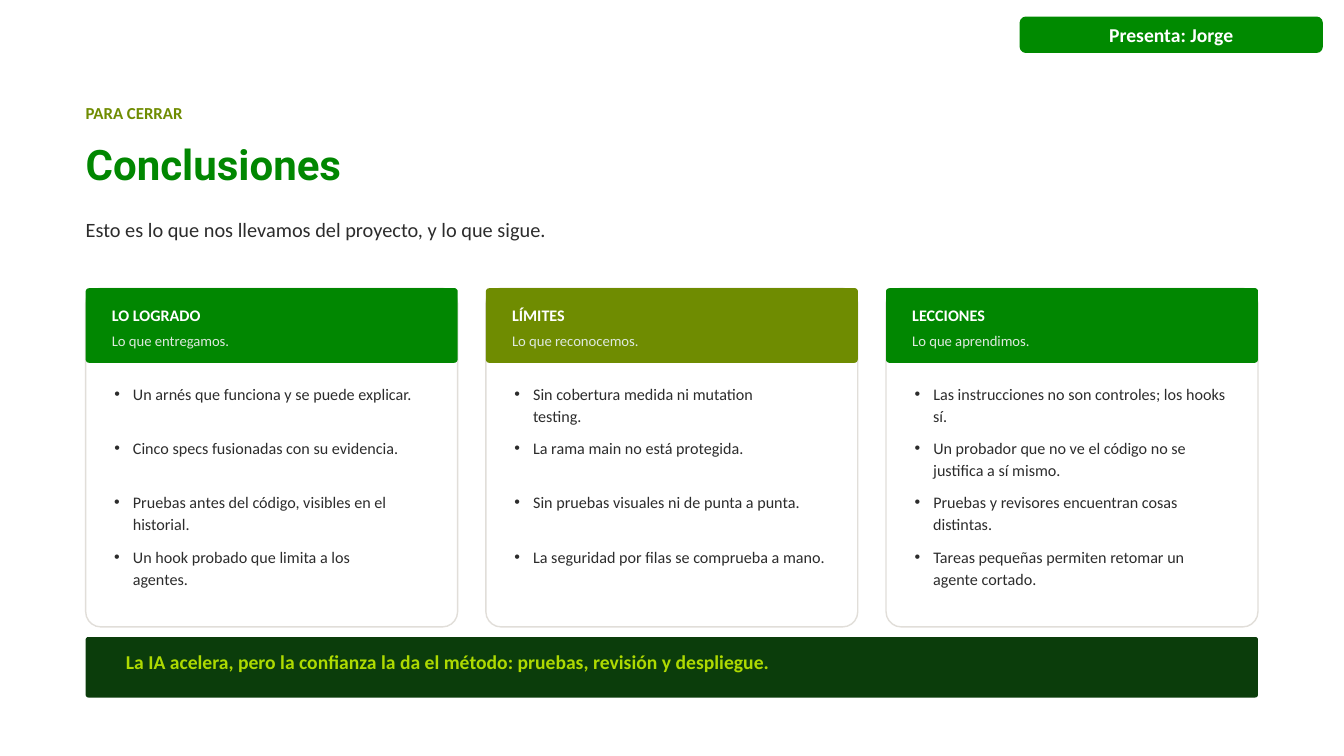
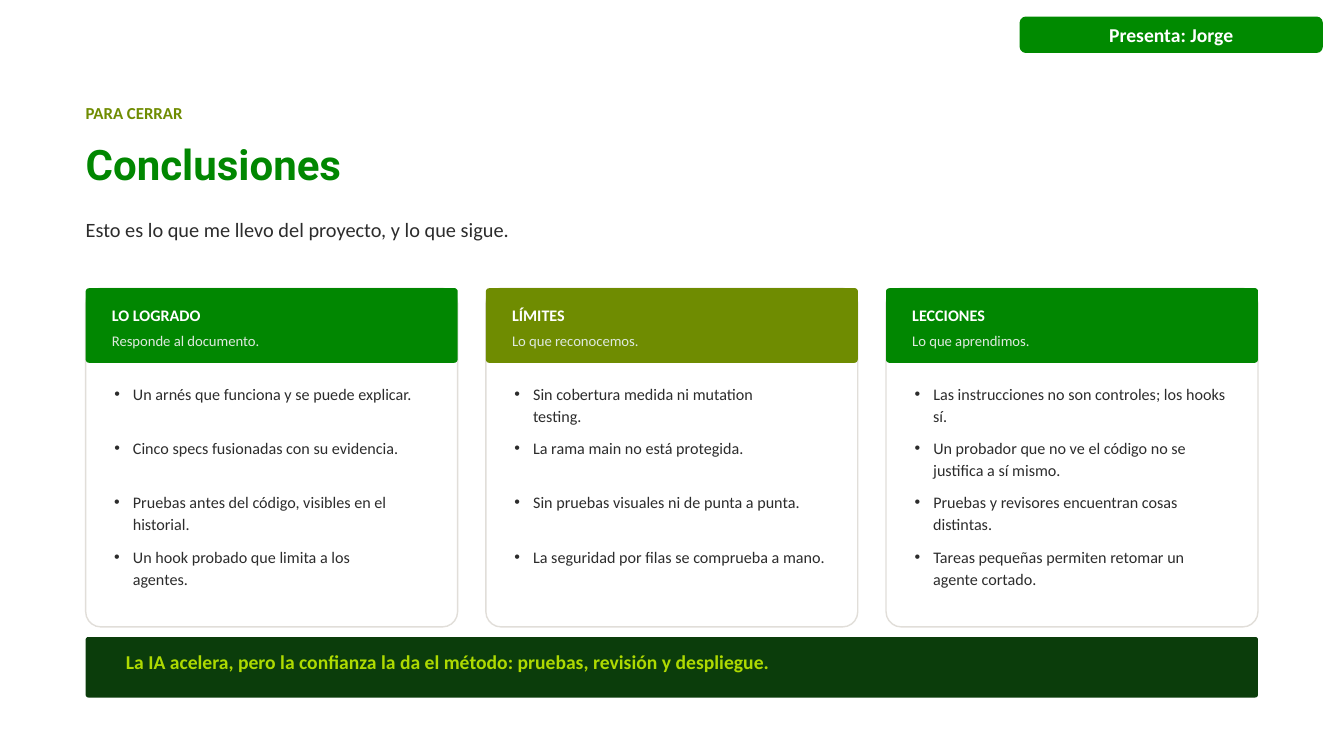
Before and after one commit to juandadevp/cuentasclaras, a slide deck: slide 13 of docs/Exposicion_Cuentas_Claras_con_responsables.pptx (slide 12 before the commit). Drawn at 1344x756 pixels with LibreOffice and Linux fonts; fonts in the diff are those of the drawing; background and template pictures are left out. Boxes give left, top, right and bottom in pixels: in the first picture for what was removed or moved away, otherwise in the second. Text is boxed around its words. In the diff, an @@ line names an element or a change of style, - is before the commit and + after.

```diff
--- a/docs/Exposicion_Cuentas_Claras_con_responsables.pptx
+++ b/docs/Exposicion_Cuentas_Claras_con_responsables.pptx
@@ text at box(86, 223, 509, 241): text changed @@
-Esto es lo que nos llevamos del proyecto, y lo que sigue.
+Esto es lo que me llevo del proyecto, y lo que sigue.
@@ text at box(112, 335, 259, 349): text changed @@
-Lo que entregamos.
+Responde al documento.
```
Also in this commit, not shown: 4 other slides changed, 2 slides added, 1 slide removed, 1 other file.
